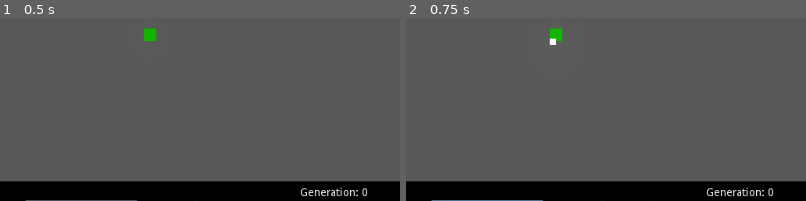
Above: before the commit, frames 1-2 (left to right).
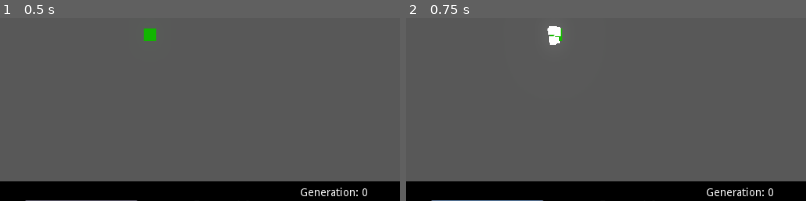
Above: after the commit, the same moments.

Repository: ron0studios/Evolving-Cars
Game: Godot game, scene res://game.tscn
The game is run twice, just before and just after one commit, with the same random seed, the same clock (stepped at 60 frames per second) and the same inputs.
Inputs:
- Up to frame 1 (0.5 s): no input
- Up to frame 2 (0.75 s): click "Start generation" at 0.5 s
The pictures show only the part of the screen within x 0-50%, y 37-87%; the shares and areas given below are measured in that part.

Frame 1 is identical in both runs. In frame 2, 0.2% of the frame differs, in the area x 35-39%, y 4-15%.

Commit message:
new fitness

Diff:
--- a/Genetic.gd
+++ b/Genetic.gd
@@ -141,7 +141,10 @@
 # distance: the total distance travelled from start
 # wheelsum: sum of sizes of all wheels (we want to minimize)
 func fitness(distance, wheelsum, lifetime):
-	return pow(distance,3)-pow(wheelsum*10,2)-pow(lifetime*90,3) # all factors
+	var endpoint = get_tree().get_root().get_node("game/end").rect_global_position.x
+
+	return (distance/endpoint) - (lifetime/40) - (wheelsum/8)
+	#return pow(distance,3)-pow(wheelsum*10,2)-pow(lifetime*90,3) # all factors
 	#return pow(distance,3)-pow(lifetime*90,3) # we dont care about wheels
 	#return pow(wheelsum,2) # we like wheels
 	#return -lifetime # we only care about speed
--- a/game.tscn
+++ b/game.tscn
@@ -8,6 +8,9 @@
 background_mode = 4
 glow_enabled = true
 glow_bloom = 0.27
+
+[sub_resource type="RectangleShape2D" id=2]
+extents = Vector2( 100, 20 )
 
 [node name="game" type="Node2D"]
 script = ExtResource( 3 )
@@ -108,5 +111,12 @@
 current = true
 script = ExtResource( 1 )
 
+[node name="StaticBody2D" type="StaticBody2D" parent="."]
+position = Vector2( 192, 424 )
+
+[node name="CollisionShape2D" type="CollisionShape2D" parent="StaticBody2D"]
+position = Vector2( 0, 8 )
+shape = SubResource( 2 )
+
 [connection signal="pressed" from="HUD/Button" to="." method="_on_Button_pressed"]
 [connection signal="value_changed" from="HUD/HScrollBar" to="." method="_on_HScrollBar_value_changed"]
Not shown: 1 places in game.tscn that only renumber resources
